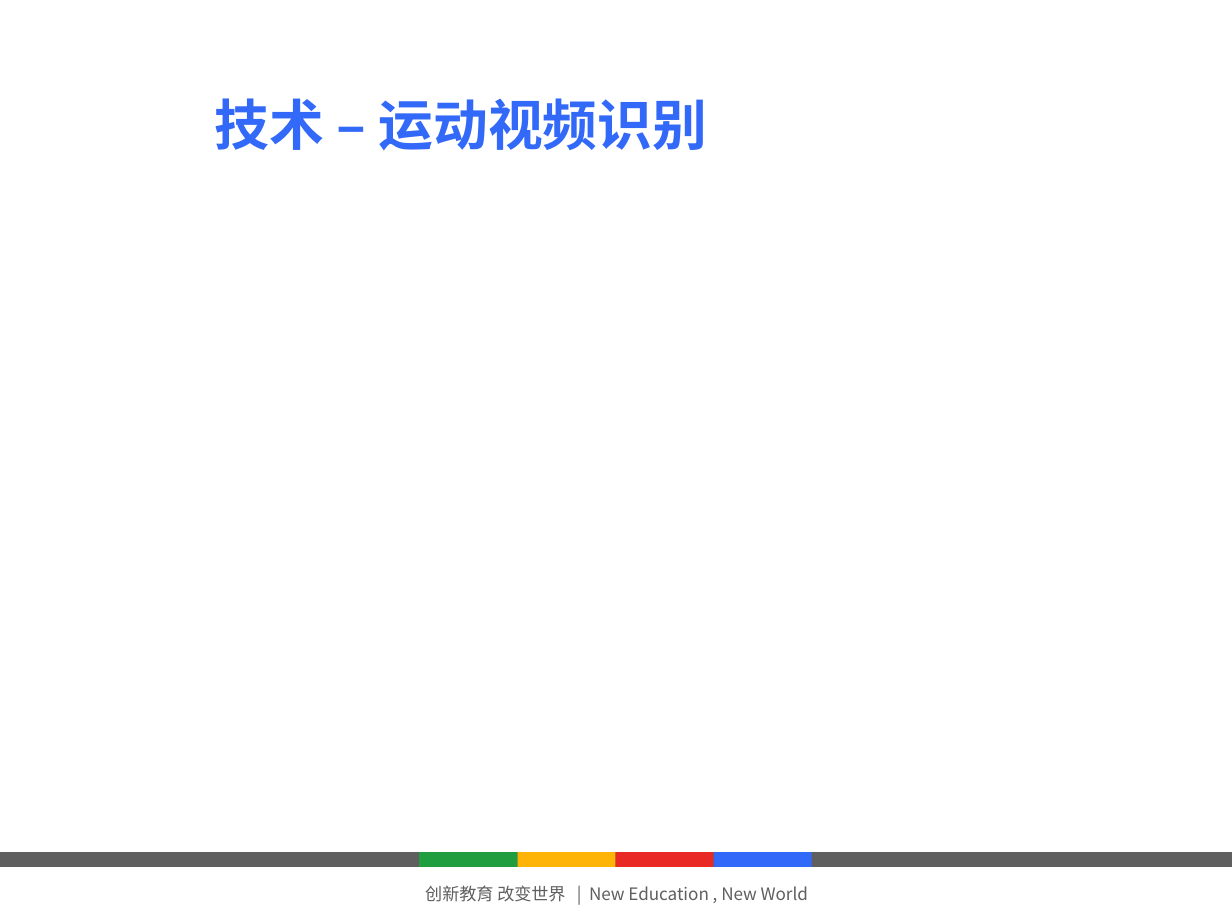
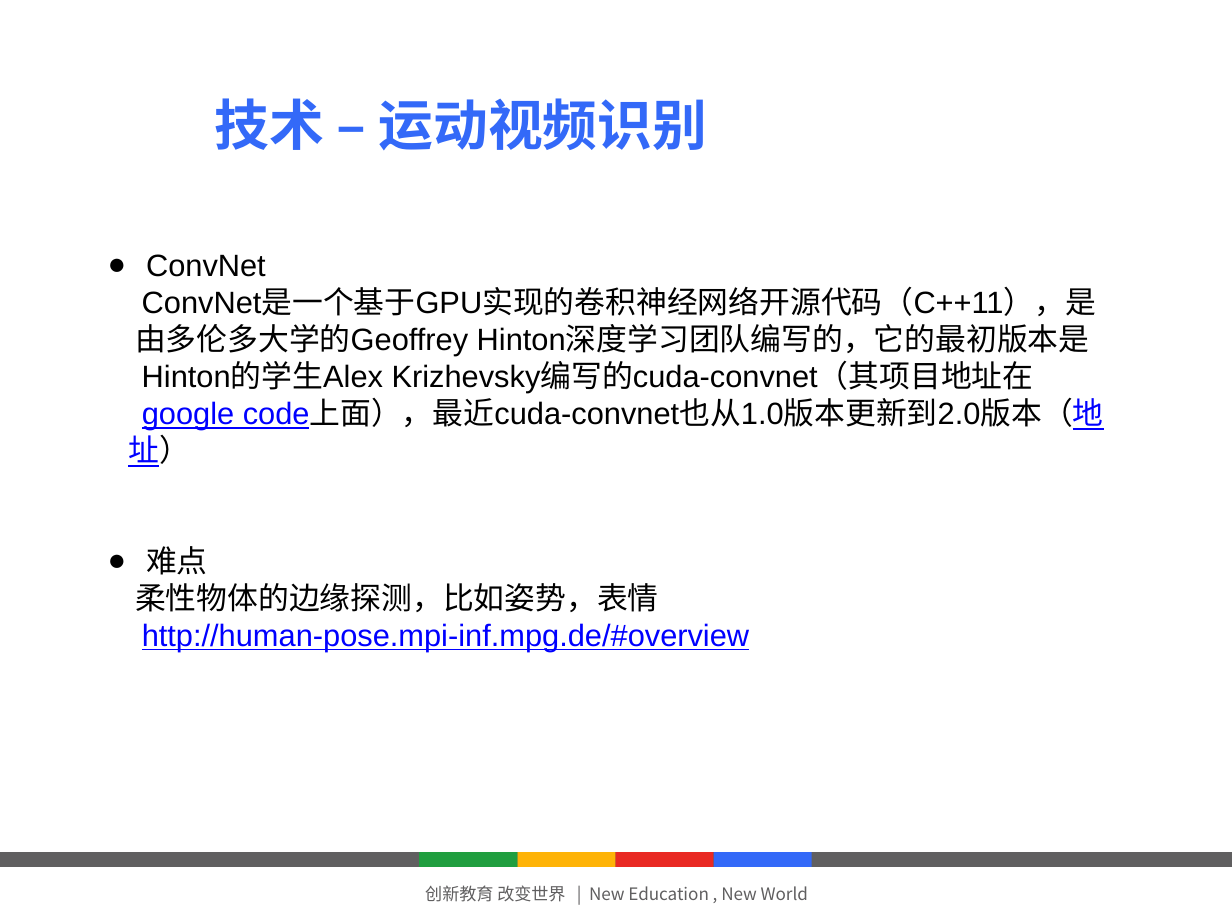
Before and after one commit to gavinzheng/whitepapercollection, a slide deck: slide 12 of work/Proctor/学堂云产品_线上监考-V1.pptx. Drawn at 1232x924 pixels with LibreOffice and Linux fonts; fonts in the diff are those of the drawing; background and template pictures are left out. Boxes give left, top, right and bottom in pixels: in the first picture for what was removed or moved away, otherwise in the second. Text is boxed around its words. In the diff, an @@ line names an element or a change of style, - is before the commit and + after.

```diff
--- a/work/Proctor/学堂云产品_线上监考-V1.pptx
+++ b/work/Proctor/学堂云产品_线上监考-V1.pptx
@@ text added at [128,254,1104,651], 18 pt, text #000000 @@
+● ConvNet
+ConvNet是一个基于GPU实现的卷积神经网络开源代码（C++11），是
+由多伦多大学的Geoffrey Hinton深度学习团队编写的，它的最初版本是
+Hinton的学生Alex Krizhevsky编写的cuda-convnet（其项目地址在
+google code上面），最近cuda-convnet也从1.0版本更新到2.0版本（地
+址）
+● 难点
+柔性物体的边缘探测，比如姿势，表情
+http://human-pose.mpi-inf.mpg.de/#overview
```
Also in this commit, not shown: 1 other slide changed, 7 slides added, 4 other files.
